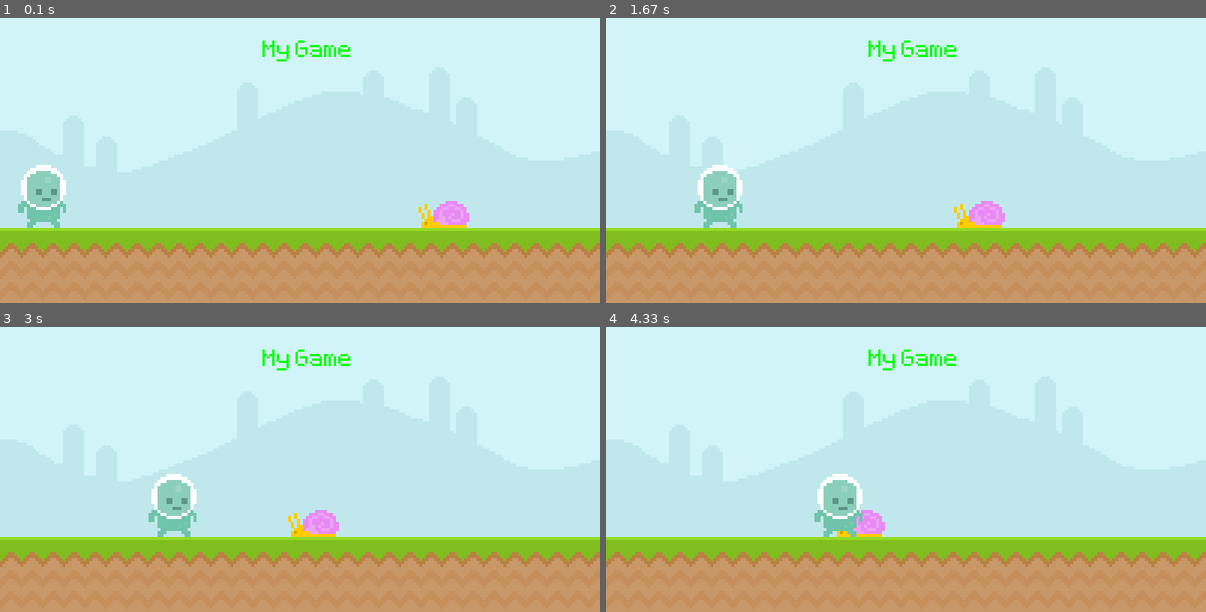
Above: before the commit, frames 1-4 (two rows, left to right).
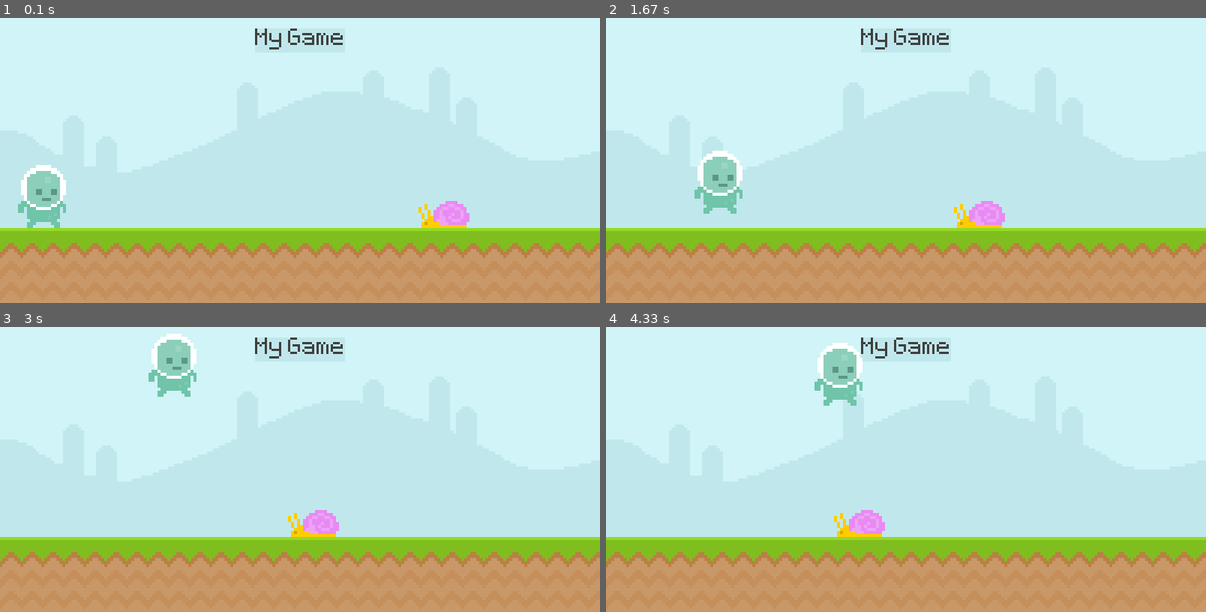
Above: after the commit, the same moments.

Repository: rustavellyne/pygame
Game: pygame game, started from main.py
Two runs of this game, one before a commit and one after it. Both use one fixed random seed, a clock stepped at 60 frames per second and the inputs below.
Inputs:
- Up to frame 1 (0.1 s): no input
- Up to frame 2 (1.67 s): tap Space at 0.33, 0.73, 1.03, 1.23, 1.57 s
- Up to frame 3 (3 s): tap Space at 1.87, 2.07, 2.37, 2.63 s
- Up to frame 4 (4.33 s): tap Space at 3.4, 3.8, 4.1 s

The runs differ from the first frame. In frame 1, 0.6% of the frame differs, in the area x 42-59%, y 3-16%; in frame 2, 1.9%; in frame 3, 3.2%, in the area x 24-59%, y 2-74%; in frame 4, 3.2%.

Commit message:
jump hero

Diff:
--- a/main.py
+++ b/main.py
@@ -9,28 +9,38 @@
 
 sky_surface = pygame.image.load('./assets/graphics/Sky.png').convert()
 ground_surface = pygame.image.load('./assets/graphics/ground.png').convert()
-text_surface = main_font.render('My Game', False, 'Green')
+score_surface = main_font.render('My Game', False, (64, 64, 64))
+score_rect = score_surface.get_rect(center=(400,50))
 
 snail_surface = pygame.image.load('./assets/graphics/snail/snail1.png').convert_alpha()
 snail_rect = snail_surface.get_rect(midbottom=(600, 300));
 player_surface = pygame.image.load('./assets/graphics/Player/player_walk_1.png').convert_alpha()
 player_rect = player_surface.get_rect(midbottom=(50,300))
+player_gravity = 0
 
 while True:
     for event in pygame.event.get():
         if event.type == pygame.QUIT:
             pygame.quit()
             exit()
+        if event.type == pygame.KEYDOWN and event.key == pygame.K_SPACE:
+            if player_rect.bottom >= 300:
+                player_gravity = -20
 
     screen.blit(sky_surface, (0, 0))
     screen.blit(ground_surface, (0, 300))
-    screen.blit(text_surface, (350, 50))
+    pygame.draw.rect(screen, '#c0e8ec', score_rect)
+    pygame.draw.rect(screen, '#c0e8ec', score_rect, 10)
+    screen.blit(score_surface, score_rect)
     if snail_rect.left < -100:
         snail_rect.left = 800
     if player_rect.left > 800:
         player_rect.left = -50
     snail_rect.left -= 1
     player_rect.left += 1
+    player_gravity += 1;
+    player_rect.bottom += player_gravity;
+    if player_rect.bottom >= 300: player_rect.bottom = 300
     screen.blit(snail_surface, snail_rect)
     screen.blit(player_surface, player_rect)
     # draw all elements
